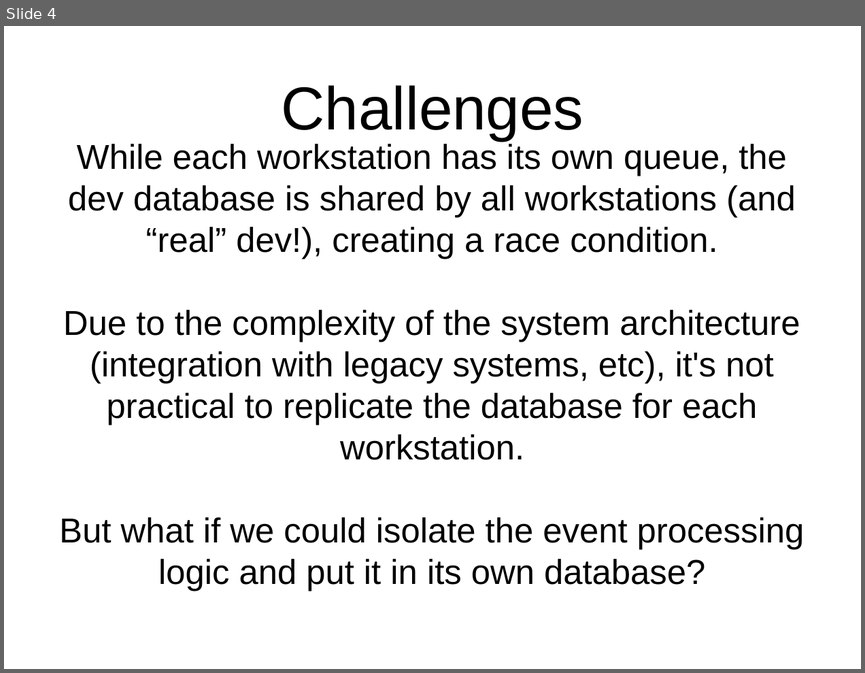
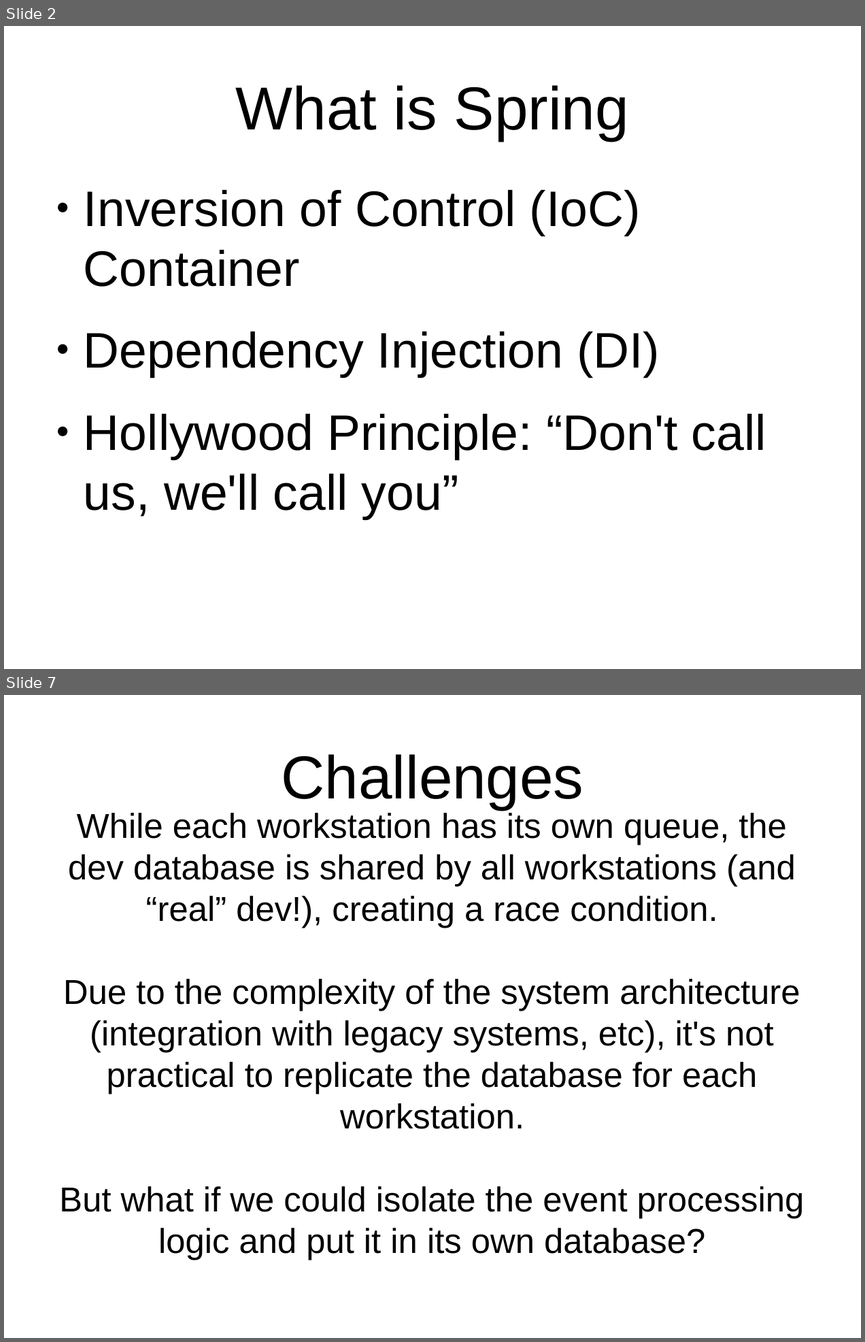
Before and after one commit to CinJug/spring-profiles, a slide deck: Spring Demo Intro.odp. Shown one above the other, each under a label of ours: slide 4 before the commit, slides 2 and 7 after it; the slides between them are not shown. The pictures are 865x673 and 865x1342 pixels, drawn with LibreOffice and Linux fonts; fonts in the diff are those of the drawing; background and template pictures are left out. Boxes give left, top, right and bottom in pixels: in the first picture for what was removed or moved away, otherwise in the second. Text is boxed around its words. In the diff, an @@ line names an element or a change of style, - is before the commit and + after.

Commit message:
Added 'Why Spring' slides

```diff
--- a/Spring Demo Intro.odp
+++ b/Spring Demo Intro.odp
@@ slide 2 added at <box>4,26,861,669</box>, background picture (left out) @@
@@ title added at <box>236,85,629,140</box>, 56.1 pt, text #000000 @@
+What is Spring
@@ text added at <box>84,190,766,519</box>, 46.2 pt, text #000000 @@
+● Inversion of Control (IoC) Container
+● Dependency Injection (DI)
+● Hollywood Principle: “Don't call us, we'll call you”
@@ what was slide 4 is now slide 7 @@
```
Also in this commit, not shown: 3 slides changed, 4 other slides added.
